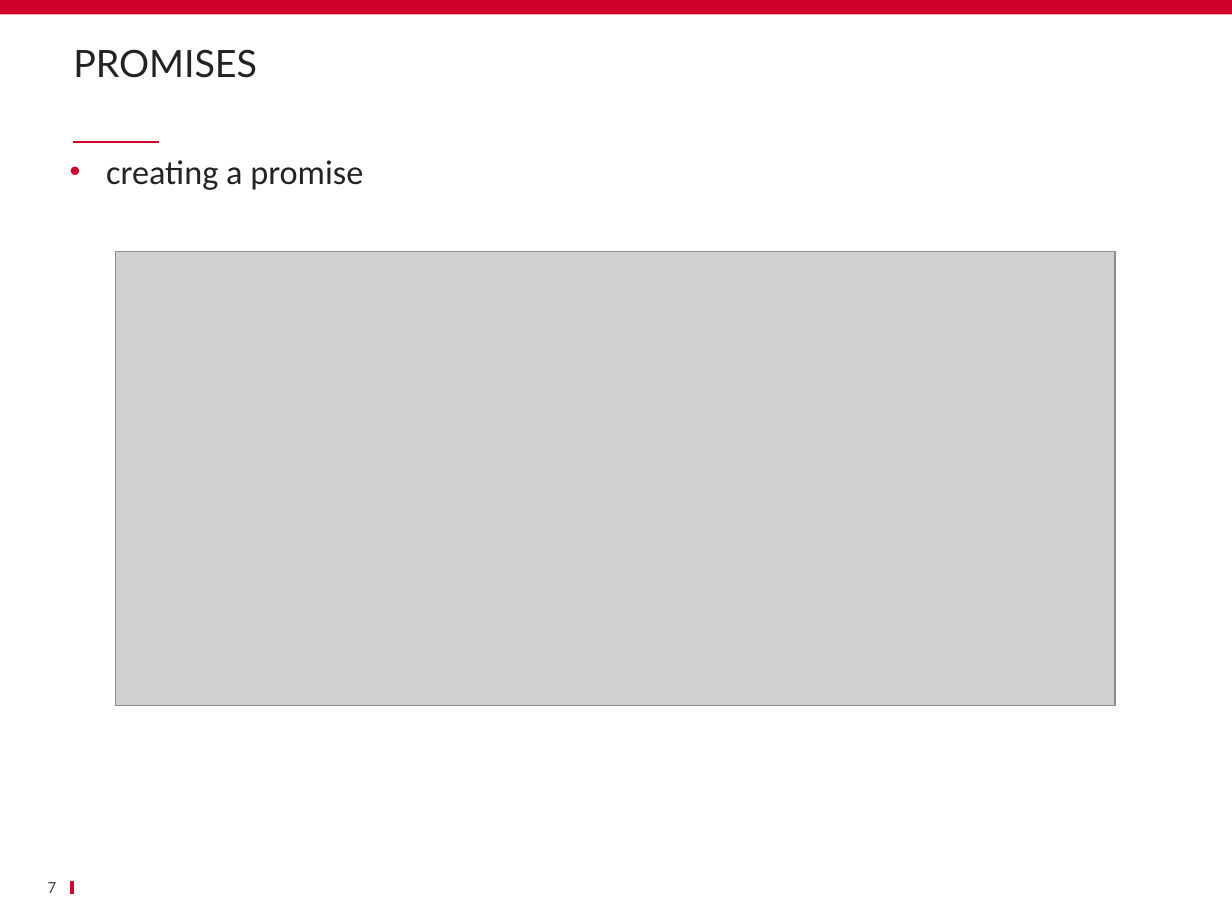
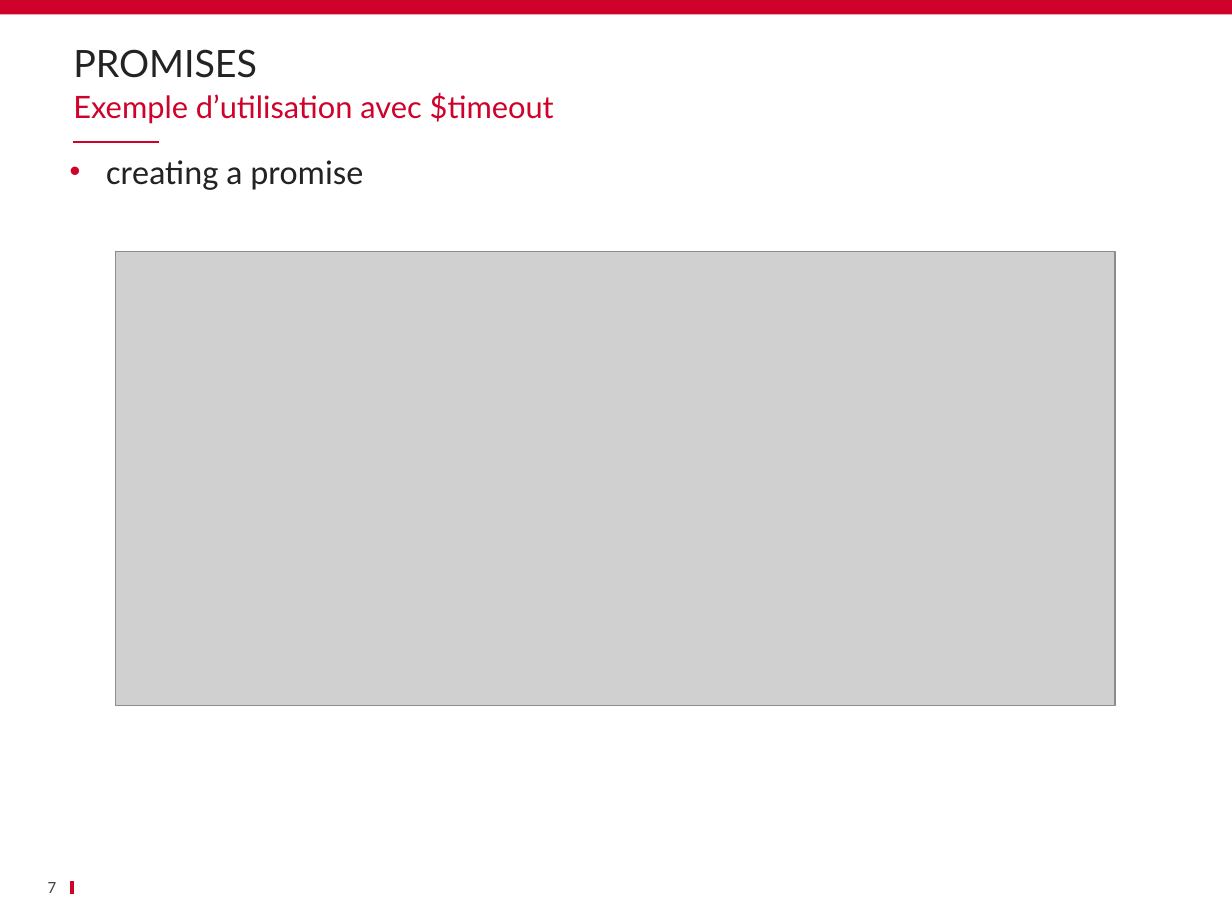
Before and after one commit to schassande/formation-angularjs1, a slide deck: slide 7 of Jour2/08 Promesses/08_Promesses.pptx. Drawn at 1232x924 pixels with LibreOffice and Linux fonts; fonts in the diff are those of the drawing; grey boxes stand for pictures; background and template pictures are left out. Boxes give left, top, right and bottom in pixels: in the first picture for what was removed or moved away, otherwise in the second. Text is boxed around its words. In the diff, an @@ line names an element or a change of style, - is before the commit and + after.

```diff
--- a/Jour2/08 Promesses/08_Promesses.pptx
+++ b/Jour2/08 Promesses/08_Promesses.pptx
@@ text added at [73,92,554,124], 18 pt, text #CF022B @@
+Exemple d’utilisation avec $timeout
```
Also in this commit, not shown: 1 other slide changed, 3 slides added, 2 slides removed, 40 other files.
